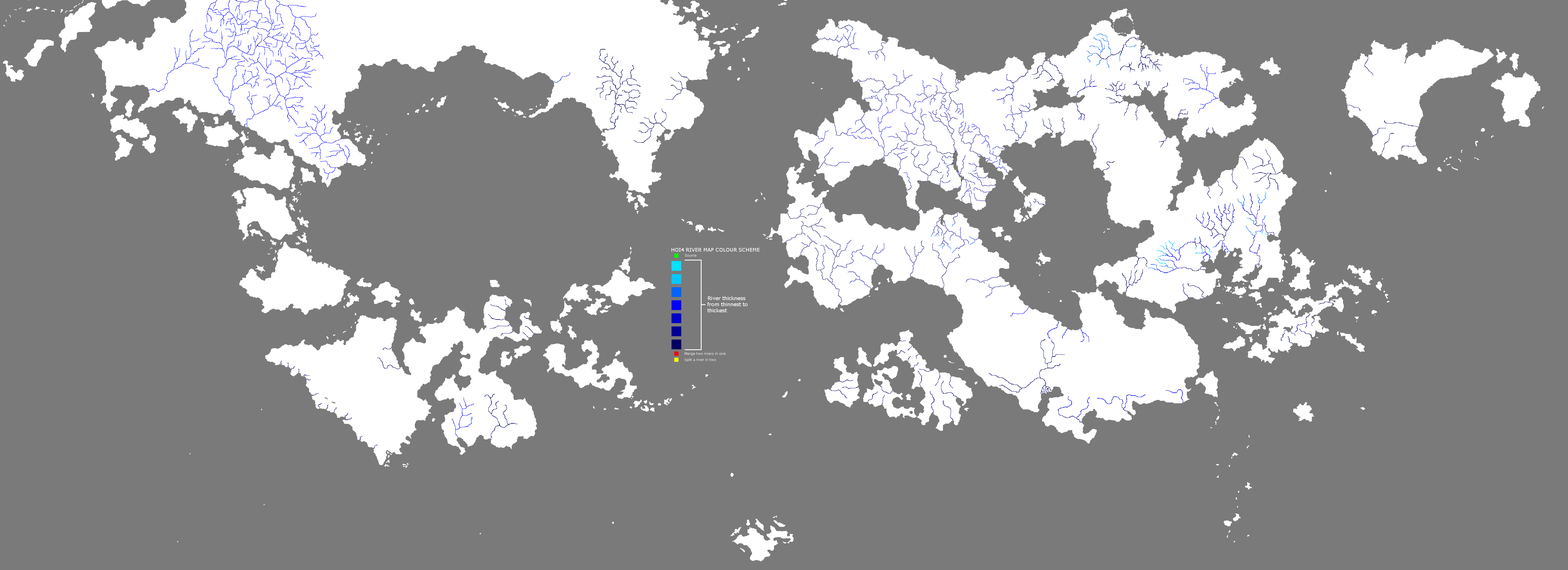
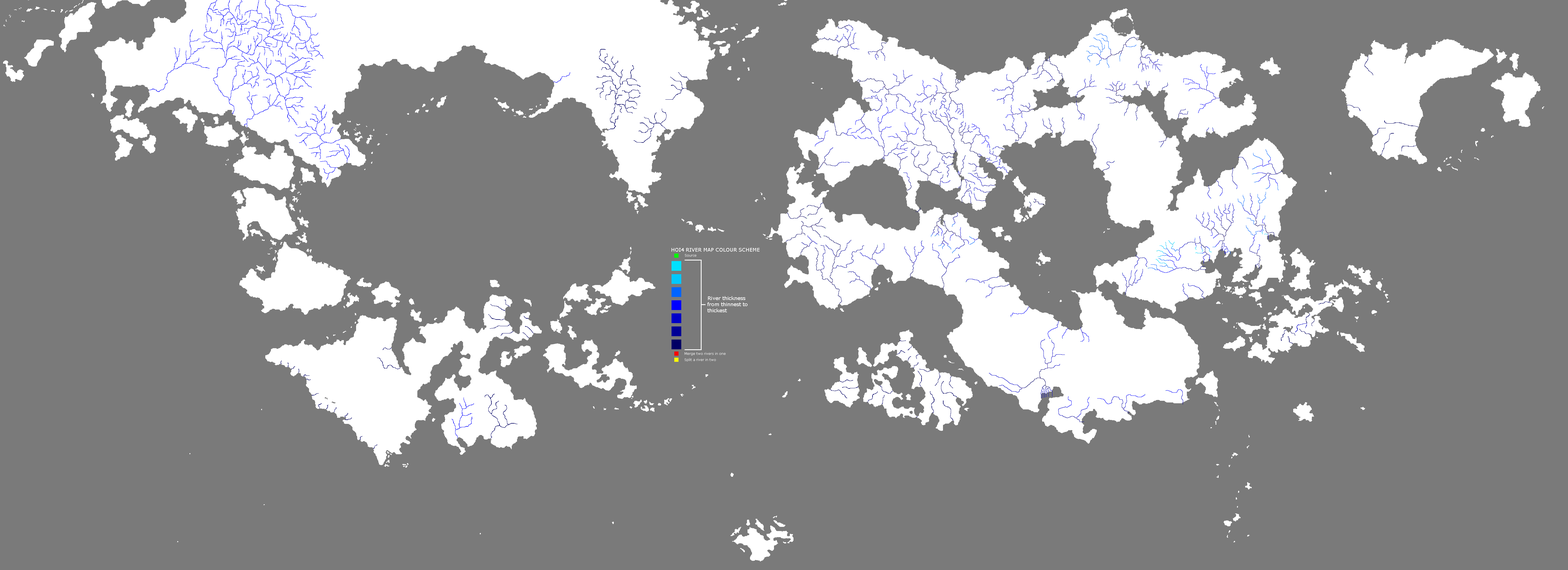
The second 1568px x 570px image is a revision of the first. Changes to its layers:
painted on "Rivers" over [229, 0, 1283, 423]
